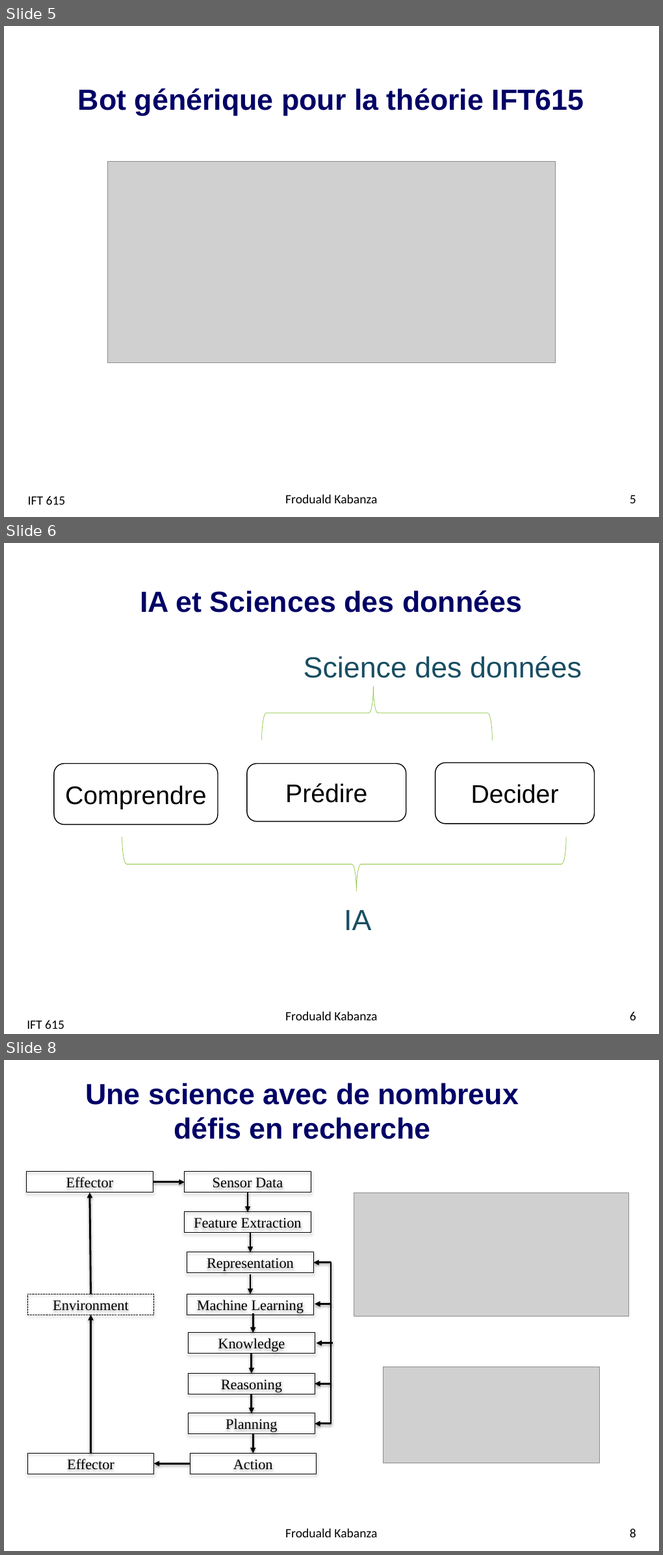
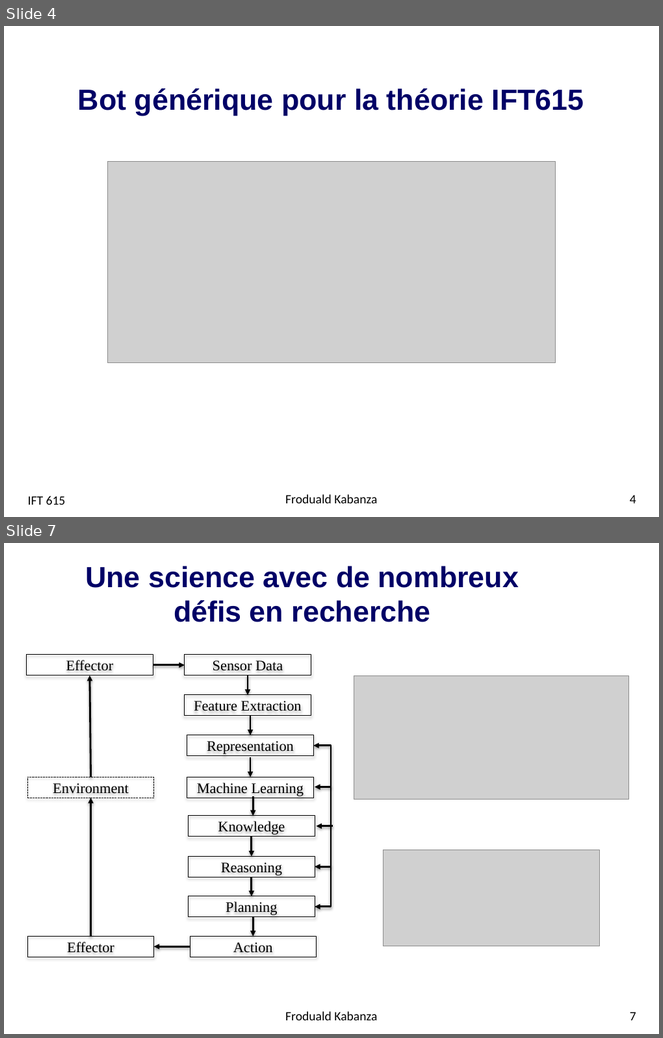
Before and after one commit to djeffkanda/djeffkanda.github.io, a slide deck: ift/assets/slides/ift615-01-Intro.pptx. Shown one above the other, each under a label of ours: slides 5, 6 and 8 before the commit, slides 4 and 7 after it; the slides between them are not shown. The pictures are 663x1555 and 663x1038 pixels, drawn with LibreOffice and Linux fonts; fonts in the diff are those of the drawing; grey boxes stand for pictures; background and template pictures are left out. Boxes give left, top, right and bottom in pixels: in the first picture for what was removed or moved away, otherwise in the second. Text is boxed around its words. In the diff, an @@ line names an element or a change of style, - is before the commit and + after.

```diff
--- a/ift/assets/slides/ift615-01-Intro.pptx
+++ b/ift/assets/slides/ift615-01-Intro.pptx
@@ slide 6 removed at <box>4,543,659,1034</box>, background #FFFFFF @@
@@ title removed at <box>140,590,522,613</box> @@
-IA et Sciences des données
@@ text removed at <box>304,656,582,678</box> @@
-Science des données
@@ left brace removed at <box>262,686,492,741</box> @@
@@ rounded rectangle removed at <box>54,764,218,824</box> @@
-Comprendre
@@ rounded rectangle removed at <box>247,764,406,821</box> @@
-Prédire
@@ rounded rectangle removed at <box>435,763,594,824</box> @@
-Decider
@@ left brace removed at <box>122,837,566,891</box> @@
@@ text removed at <box>344,910,371,930</box> @@
-IA
@@ text removed at <box>27,1020,64,1029</box> @@
-IFT 615
@@ text removed at <box>285,1012,377,1021</box> @@
-Froduald Kabanza
@@ page number removed at <box>630,1012,636,1021</box> @@
-6
@@ what was slide 5 is now slide 4 @@
@@ page number at <box>630,495,636,504</box>: text changed @@
-5
+4
@@ what was slide 8 is now slide 7 @@
@@ page number at <box>630,1012,636,1021</box>: text changed @@
-8
+7
```
Also in this commit, not shown: 4 slides changed, 9 other files.
